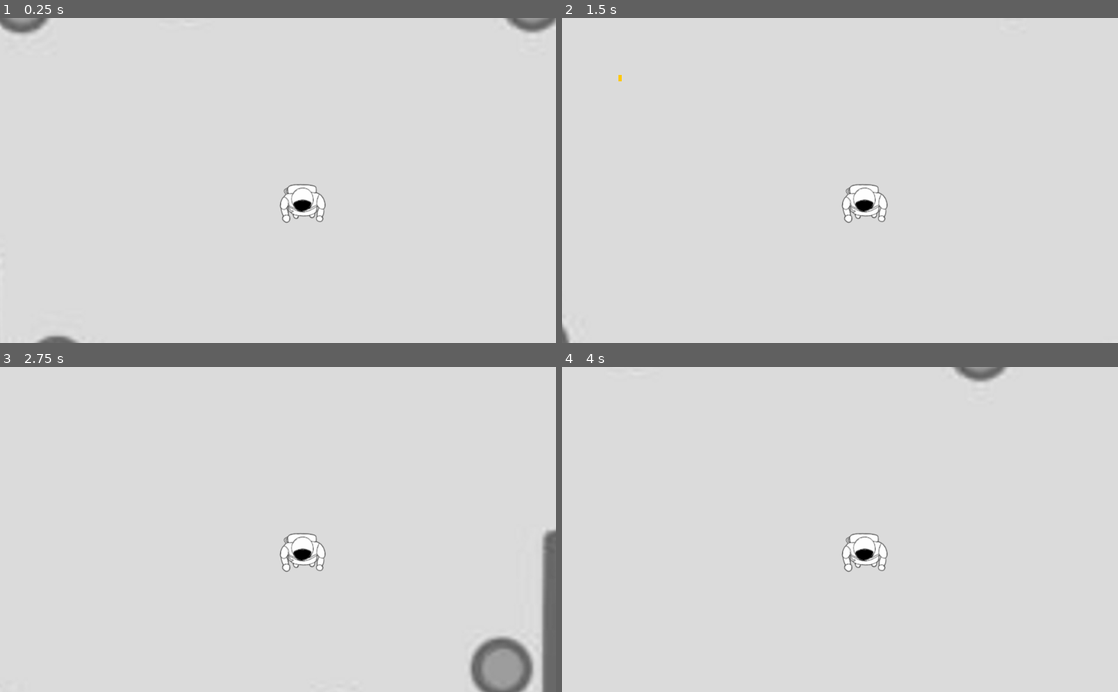
Above: before the commit, frames 1-4 (two rows, left to right).
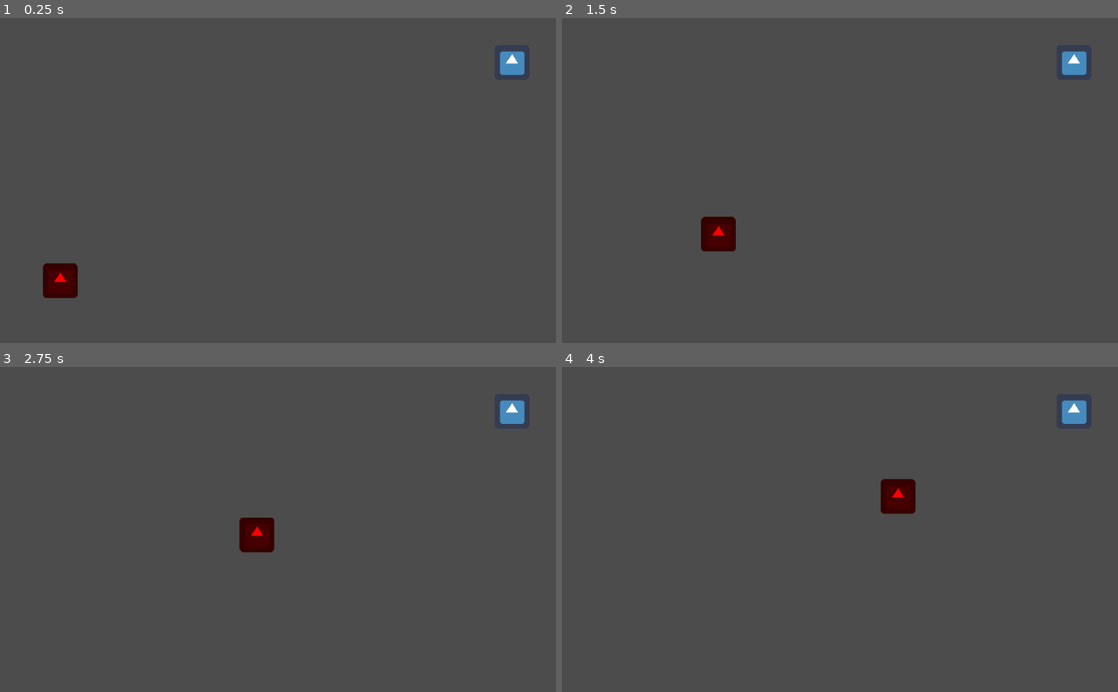
Above: after the commit, the same moments.

Repository: Tretjak/Projekt-vt21
Game: Godot game, scene res://Enemy/Level/Collision.tscn
The game is run twice, just before and just after one commit, with the same random seed, the same clock (stepped at 60 frames per second) and the same inputs. Before the commit the project starts from res://main.tscn. The engine's default icon, where the game draws it, is replaced by a stand-in: a white triangle on a blue panel in a dark square.
Inputs (mouse positions are in pixels of both pictures, inside the frame that each line leads up to):
- Up to frame 1 (0.25 s): no input
- Up to frame 2 (1.5 s): tap Enter (ui_accept) at 0.5, 0.77 s; move the mouse to (962, 164) at 0.52 s; hold Right (ui_right) 0.53-1.28 s; move the mouse to (728, 196) at 1.27 s; hold Down (ui_down) from 1.28 s (still down)
- Up to frame 3 (2.75 s): tap Enter (ui_accept) at 1.52 s; move the mouse to (333, 458) at 2.02 s; release Down (ui_down) at 2.03 s; hold Right (ui_right) from 2.03 s (still down)
- Up to frame 4 (4 s): move the mouse to (812, 594) at 2.77 s; release Right (ui_right) at 2.78 s; hold Up (ui_up) 2.78-3.53 s; tap Enter (ui_accept) at 3.02, 3.77 s; move the mouse to (1006, 578) at 3.52 s; hold Left (ui_left) from 3.53 s (still down)

The runs differ from the first frame. In frame 1, 100% of the frame differs, in the area x 0-100%, y 0-100%; in frame 2, 100%; in frame 3, 100%; in frame 4, 100%.

Commit message:
Tobbes ändringar

Diff:
--- a/Projekt vt21/Enemy/Enemy.gd
+++ b/Projekt vt21/Enemy/Enemy.gd
@@ -8,16 +8,15 @@
 var motion = Vector2()
 var path = []
 var state = 0
-var hunt = 0
+var hunt = 1
 #0 = stop, 1 = right, 2 = left, 3 = up, 4 = down
 
 func _physics_process(delta):
 	if hunt == 1:
-		_set_target(goal)
+		#_set_target(goal)
 		if Input.is_action_pressed('ui_right'):
-			goal = get_node("../../player").global_position
+			goal = get_node("../../player").global_position - global_position
 		move_and_slide(goal * MOVE_SPEED * delta)
-
 
 """if state ==0:
 		motion.x = 0
@@ -52,10 +51,16 @@
 
 
 func _on_Area2D_body_entered(body):
-	hunt = 1
+	if body.name == "player":
+		print("Entered:")
+		print(body)
+		hunt = 1
 	pass # Replace with function body.
 
 
 func _on_Area2D_body_exited(body):
-	hunt = 0
+	if body.name == "player":
+		print("Exit:")
+		print(body)
+		hunt = 0
 	pass # Replace with function body.
--- a/Projekt vt21/Enemy/Enemy.tscn
+++ b/Projekt vt21/Enemy/Enemy.tscn
@@ -3,11 +3,11 @@
 [ext_resource path="res://Assets/icon.png" type="Texture" id=1]
 [ext_resource path="res://Enemy/Enemy.gd" type="Script" id=2]
 
+[sub_resource type="CircleShape2D" id=2]
+radius = 148.788
+
 [sub_resource type="RectangleShape2D" id=1]
 extents = Vector2( 29.2332, 30.7064 )
-
-[sub_resource type="CircleShape2D" id=2]
-radius = 223.596
 
 [node name="Enemy" type="Node2D"]
 modulate = Color( 1, 0, 0, 1 )
@@ -20,6 +20,11 @@
 collision_mask = 2147483650
 script = ExtResource( 2 )
 
+[node name="Area2D" type="Area2D" parent="KinematicBody2D"]
+
+[node name="CollisionShape2D" type="CollisionShape2D" parent="KinematicBody2D/Area2D"]
+shape = SubResource( 2 )
+
 [node name="icon" type="Sprite" parent="KinematicBody2D"]
 texture = ExtResource( 1 )
 
@@ -29,11 +34,6 @@
 
 [node name="Timer" type="Timer" parent="KinematicBody2D"]
 autostart = true
-
-[node name="Area2D" type="Area2D" parent="."]
-
-[node name="CollisionShape2D" type="CollisionShape2D" parent="Area2D"]
-shape = SubResource( 2 )
+[connection signal="body_entered" from="KinematicBody2D/Area2D" to="KinematicBody2D" method="_on_Area2D_body_entered"]
+[connection signal="body_exited" from="KinematicBody2D/Area2D" to="KinematicBody2D" method="_on_Area2D_body_exited"]
 [connection signal="timeout" from="KinematicBody2D/Timer" to="KinematicBody2D" method="_on_Timer_timeout"]
-[connection signal="body_entered" from="Area2D" to="KinematicBody2D" method="_on_Area2D_body_entered"]
-[connection signal="body_exited" from="Area2D" to="KinematicBody2D" method="_on_Area2D_body_exited"]
--- a/Projekt vt21/Enemy/Level/Collision.tscn
+++ b/Projekt vt21/Enemy/Level/Collision.tscn
@@ -1,18 +1,7 @@
-[gd_scene load_steps=7 format=2]
+[gd_scene load_steps=4 format=2]
 
 [ext_resource path="res://Enemy/Enemy.tscn" type="PackedScene" id=1]
 [ext_resource path="res://Assets/icon.png" type="Texture" id=2]
-
-[sub_resource type="NavigationPolygon" id=1]
-vertices = PoolVector2Array( 1011.24, 35.7558, 1011.24, 563.662, 25.9866, 559.883, 28.5064, 31.976 )
-polygons = [ PoolIntArray( 0, 1, 2, 3 ) ]
-outlines = [ PoolVector2Array( 28.5064, 31.976, 25.9866, 559.883, 1011.24, 563.662, 1011.24, 35.7558 ) ]
-
-[sub_resource type="RectangleShape2D" id=2]
-extents = Vector2( 9.01917, 316.375 )
-
-[sub_resource type="RectangleShape2D" id=3]
-extents = Vector2( 532.765, 10 )
 
 [sub_resource type="RectangleShape2D" id=4]
 extents = Vector2( 32.5355, 31.7237 )
@@ -22,31 +11,7 @@
 [node name="Enemy" parent="." instance=ExtResource( 1 )]
 position = Vector2( 110.983, 485.224 )
 
-[node name="Navigation2D" type="Navigation2D" parent="."]
-
-[node name="NavigationPolygonInstance" type="NavigationPolygonInstance" parent="Navigation2D"]
-position = Vector2( -5.24011, -5.95586 )
-navpoly = SubResource( 1 )
-
 [node name="Node2D" type="Node2D" parent="."]
-
-[node name="StaticBody2D" type="StaticBody2D" parent="."]
-
-[node name="CollisionShape2D" type="CollisionShape2D" parent="StaticBody2D"]
-position = Vector2( 0, 307.353 )
-shape = SubResource( 2 )
-
-[node name="CollisionShape2D2" type="CollisionShape2D" parent="StaticBody2D"]
-position = Vector2( 1032.23, 307.353 )
-shape = SubResource( 2 )
-
-[node name="CollisionShape2D3" type="CollisionShape2D" parent="StaticBody2D"]
-position = Vector2( 504.918, 0 )
-shape = SubResource( 3 )
-
-[node name="CollisionShape2D4" type="CollisionShape2D" parent="StaticBody2D"]
-position = Vector2( 508.096, 607.425 )
-shape = SubResource( 3 )
 
 [node name="player" type="KinematicBody2D" parent="."]
 position = Vector2( 942.828, 81.9527 )
--- a/Projekt vt21/project.godot
+++ b/Projekt vt21/project.godot
@@ -16,7 +16,7 @@
 [application]
 
 config/name="Movement"
-run/main_scene="res://main.tscn"
+run/main_scene="res://Enemy/Level/Collision.tscn"
 config/icon="res://icon.png"
 
 [input]
